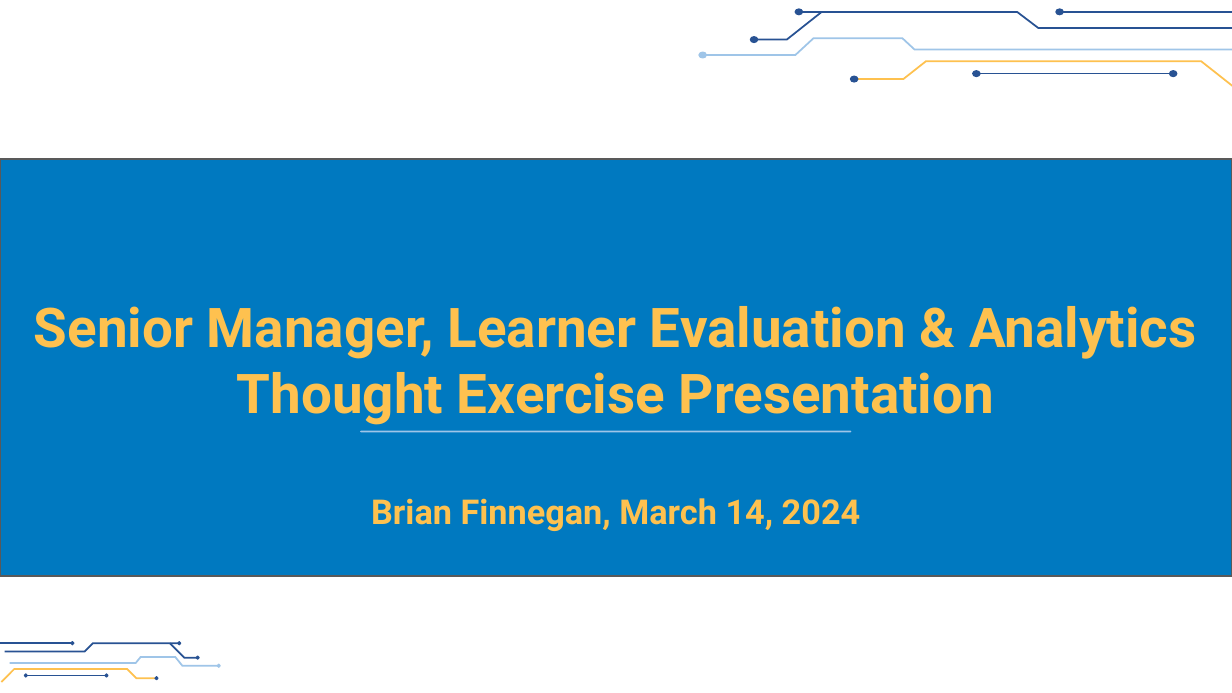
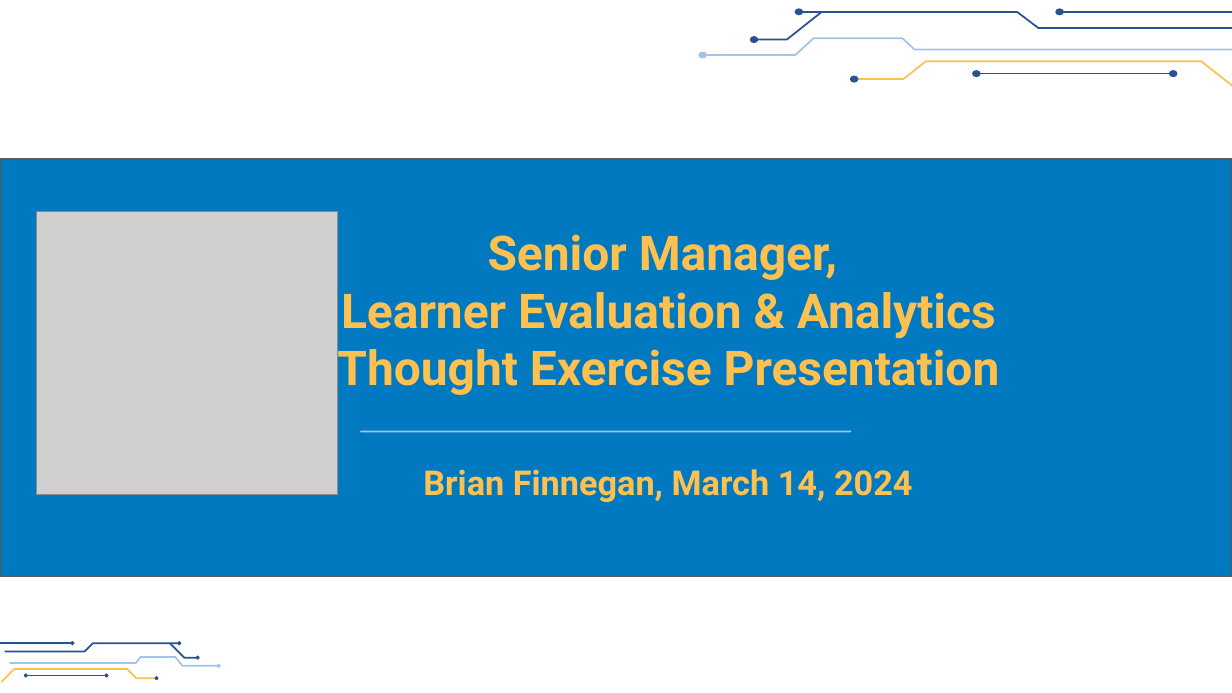
Before and after one commit to flipsmash/PS_demo, a slide deck: slide 1 of Presentation/Finnegan_Sr_Mgr_Learner_Eval&Analytics_Thought_Exercise.pptx. Drawn at 1232x693 pixels with LibreOffice and Linux fonts; fonts in the diff are those of the drawing; grey boxes stand for pictures; background and template pictures are left out. Boxes give left, top, right and bottom in pixels: in the first picture for what was removed or moved away, otherwise in the second. Text is boxed around its words. In the diff, an @@ line names an element or a change of style, - is before the commit and + after.

```diff
--- a/Presentation/Finnegan_Sr_Mgr_Learner_Eval&Analytics_Thought_Exercise.pptx
+++ b/Presentation/Finnegan_Sr_Mgr_Learner_Eval&Analytics_Thought_Exercise.pptx
@@ picture added at (36, 212, 336, 495) @@
@@ title "Senior Manager, Learner Evaluation & ...": place and size @@
-title "Senior Manager, Learner Evaluation & ..." at (34, 306, 1196, 531)
+title "Senior Manager, Learner Evaluation & ..." at (337, 234, 1000, 502)
@@ title "Senior Manager, Learner Evaluation & ..." at (337, 234, 1000, 502): size 32 to 28 pt in "Senior Manager, Learner Evaluation & Analytics Thought ..." @@
```
Also in this commit, not shown: 5 other slides changed, 2 slides added, 1 slide removed, 6 other files.
